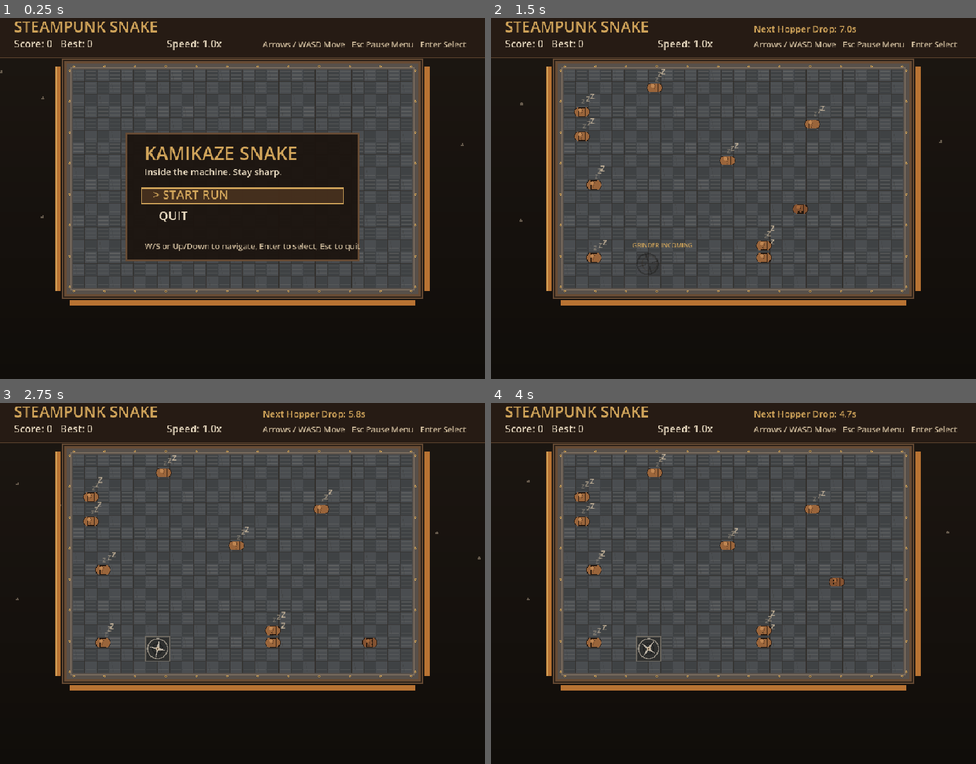
Above: before the commit, frames 1-4 (two rows, left to right).
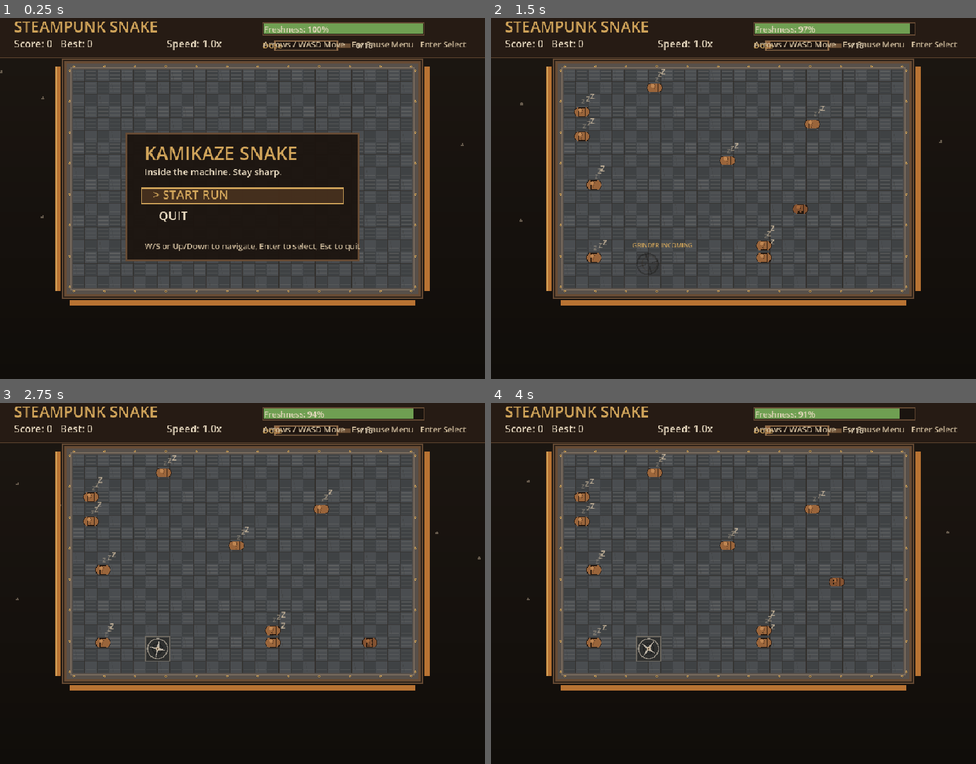
Above: after the commit, the same moments.

Repository: weitero/deja-brew
Game: Godot game, scene res://scenes/levels/snake_game.tscn
The game is run twice, just before and just after one commit, with the same random seed, the same clock (stepped at 60 frames per second) and the same inputs.
Inputs:
- Up to frame 1 (0.25 s): no input
- Up to frame 2 (1.5 s): tap Enter at 0.5, 0.6 s; hold Right (ui_right) 0.53-1.28 s; tap Space at 0.77 s; tap Keypad Enter at 0.8, 1.35 s; hold Down (ui_down) from 1.28 s (still down)
- Up to frame 3 (2.75 s): tap Space at 1.52 s; tap Enter at 1.55, 2.1 s; release Down (ui_down) at 2.03 s; hold Right (ui_right) from 2.03 s (still down); tap Keypad Enter at 2.3 s
- Up to frame 4 (4 s): release Right (ui_right) at 2.78 s; hold Up (ui_up) 2.78-3.53 s; tap Keypad Enter at 2.85, 3.8 s; tap Space at 3.02, 3.77 s; tap Enter at 3.05, 3.6 s; hold Left (ui_left) from 3.53 s (still down)

The runs differ from the first frame. In frame 1, 1.3% of the frame differs, in the area x 54-88%, y 1-10%; in frame 2, 1.3%; in frame 3, 1.3%; in frame 4, 1.2%.

Commit message:
feat: enhance grinding mechanics and add freshness tracking in HUD

Diff:
--- a/scripts/systems/snake_game.gd
+++ b/scripts/systems/snake_game.gd
@@ -35,6 +35,9 @@
 const GRINDER_RELOCATE_INTERVAL := 5.0
 const GRIND_POP_LIFE := 0.20
 const GRIND_STEP_INTERVAL := 0.035
+const GRINDER_DOSE_CAP := 18
+const FRESHNESS_MAX := 100.0
+const FRESHNESS_DRAIN_PER_SEC := 2.8
 
 var board_origin := Vector2.ZERO
 var board_size := Vector2.ZERO
@@ -49,6 +52,7 @@
 var best_score := 0
 var move_interval := 0.13
 var move_accumulator := 0.0
+var freshness := FRESHNESS_MAX
 var is_paused := false
 var game_over := false
 var time_alive := 0.0
@@ -78,6 +82,7 @@
 var is_grinding := false
 var grind_step_timer := 0.0
 var grind_pops: Array[Dictionary] = []
+var grind_grounded_count := 0
 
 func _ready() -> void:
 	rng.randomize()
@@ -104,12 +109,14 @@
 	is_grinding = false
 	grind_step_timer = 0.0
 	grind_pops.clear()
+	grind_grounded_count = 0
 	game_state = GameState.START_MENU
 
 func start_new_run() -> void:
 	score = 0
 	move_interval = 0.13
 	move_accumulator = 0.0
+	freshness = FRESHNESS_MAX
 	time_alive = 0.0
 	game_over = false
 	is_paused = false
@@ -132,6 +139,7 @@
 	is_grinding = false
 	grind_step_timer = 0.0
 	grind_pops.clear()
+	grind_grounded_count = 0
 	wake_pulses.clear()
 	queue_redraw()
 
@@ -172,6 +180,7 @@
 		return
 	is_grinding = true
 	grind_step_timer = 0.0
+	grind_grounded_count = 0
 
 func process_grind(delta: float) -> void:
 	if not is_grinding:
@@ -187,9 +196,14 @@
 
 		var consumed: Vector2i = snake.pop_front()
 		spawn_grind_pop(consumed)
+		if grind_grounded_count < GRINDER_DOSE_CAP:
+			grind_grounded_count += 1
+			score += 2
+			best_score = max(best_score, score)
 
 		if snake.is_empty():
 			is_grinding = false
+			grind_grounded_count = 0
 			spawn_new_leader_bean()
 			return
 
@@ -405,6 +419,11 @@
 		return
 
 	time_alive += delta
+	freshness = maxf(0.0, freshness - FRESHNESS_DRAIN_PER_SEC * delta)
+	if freshness <= 0.0:
+		trigger_game_over()
+		return
+
 	if not grinder_active:
 		grinder_telegraph_timer = maxf(0.0, grinder_telegraph_timer - delta)
 		if grinder_telegraph_timer <= 0.0:
@@ -506,13 +525,18 @@
 	snake.push_front(new_head)
 
 	if grinder_active and is_grinder_cell(new_head):
+		# Preserve normal movement length before grind starts.
+		# Without this, a non-growth move into the grinder keeps an extra tail segment.
+		if not grows and snake.size() > 1:
+			snake.pop_back()
+		elif grows:
+			remove_idle_bean_at(new_head)
+			spawn_wake_pulse(new_head)
 		begin_grind_sequence()
 		queue_redraw()
 		return
 
 	if grows:
-		score += 10
-		best_score = max(best_score, score)
 		move_interval = max(0.07, move_interval - 0.0025)
 		remove_idle_bean_at(new_head)
 		spawn_wake_pulse(new_head)
@@ -524,6 +548,8 @@
 func trigger_game_over() -> void:
 	game_over = true
 	game_state = GameState.GAME_OVER
+	is_grinding = false
+	grind_grounded_count = 0
 	best_score = max(best_score, score)
 	queue_redraw()
 
@@ -878,10 +904,16 @@
 	var speed_text := "Speed: %.1fx" % (0.13 / move_interval)
 	draw_string(hud_font, Vector2(330, 64), speed_text, HORIZONTAL_ALIGNMENT_LEFT, -1, 20, COLOR_TEXT)
 
-	if game_state == GameState.PLAYING or game_state == GameState.PAUSED:
-		var next_drop_in: float = maxf(0.0, bean_trickle_interval - bean_spawn_timer)
-		var drop_text := "Next Hopper Drop: %.1fs" % next_drop_in
-		draw_string(hud_font, Vector2(520, 34), drop_text, HORIZONTAL_ALIGNMENT_LEFT, -1, 18, COLOR_BRASS)
+	var fresh_panel := Rect2(520.0, 16.0, 320.0, 24.0)
+	var freshness_ratio: float = clampf(freshness / FRESHNESS_MAX, 0.0, 1.0)
+	var fill_color := Color("6f9f52") if freshness_ratio > 0.5 else (Color("c68b42") if freshness_ratio > 0.25 else COLOR_DANGER)
+	draw_rect(fresh_panel, Color("1a140f"), true)
+	draw_rect(fresh_panel, COLOR_PANEL_EDGE, false, 2.0)
+	draw_rect(Rect2(fresh_panel.position + Vector2(2, 2), Vector2((fresh_panel.size.x - 4.0) * freshness_ratio, fresh_panel.size.y - 4.0)), fill_color, true)
+	draw_string(hud_font, Vector2(522, 34), "Freshness: %d%%" % int(round(freshness)), HORIZONTAL_ALIGNMENT_LEFT, -1, 16, COLOR_TEXT)
+
+	var dose_count: int = grind_grounded_count if is_grinding else mini(snake.size(), GRINDER_DOSE_CAP)
+	draw_portafilter_hud(Vector2(520.0, 44.0), dose_count, GRINDER_DOSE_CAP)
 
 	var controls := "Arrows / WASD Move   Esc Pause Menu   Enter Select"
 	draw_string(hud_font, Vector2(520, 64), controls, HORIZONTAL_ALIGNMENT_LEFT, -1, 16, Color("ccb99a"))
@@ -894,6 +926,30 @@
 
 	if game_state == GameState.GAME_OVER:
 		draw_centered_panel("PRESSURE LOST", "Press Enter to restart")
+
+func draw_portafilter_hud(pos: Vector2, dose_count: int, dose_cap: int) -> void:
+	var body := Rect2(pos.x + 24.0, pos.y + 8.0, 124.0, 18.0)
+	var handle := Rect2(pos.x + 148.0, pos.y + 12.0, 26.0, 10.0)
+	var ratio: float = clampf(float(dose_count) / float(dose_cap), 0.0, 1.0)
+
+	# Portafilter body and handle.
+	draw_rect(body, Color("3c2f24"), true)
+	draw_rect(body, Color("8d6a48"), false, 2.0)
+	draw_rect(handle, Color("6c4f35"), true)
+	draw_rect(handle, Color("3a291a"), false, 1.0)
+
+	# Dose fill inside basket.
+	var inner := Rect2(body.position + Vector2(2.0, 2.0), body.size - Vector2(4.0, 4.0))
+	draw_rect(inner, Color("1d140f"), true)
+	draw_rect(Rect2(inner.position, Vector2(inner.size.x * ratio, inner.size.y)), Color("8c5c36"), true)
+
+	# Tick separators for 18g capacity.
+	for i: int in range(1, 6):
+		var tx := inner.position.x + inner.size.x * float(i) / 6.0
+		draw_line(Vector2(tx, inner.position.y), Vector2(tx, inner.end.y), Color(0.12, 0.09, 0.07, 0.35), 1.0)
+
+	draw_string(hud_font, Vector2(pos.x, pos.y + 22.0), "Dose", HORIZONTAL_ALIGNMENT_LEFT, -1, 16, COLOR_BRASS)
+	draw_string(hud_font, Vector2(pos.x + 184.0, pos.y + 22.0), "%d/%d" % [dose_count, dose_cap], HORIZONTAL_ALIGNMENT_LEFT, -1, 16, COLOR_TEXT)
 
 func draw_start_menu() -> void:
 	var viewport_size := get_viewport_rect().size
